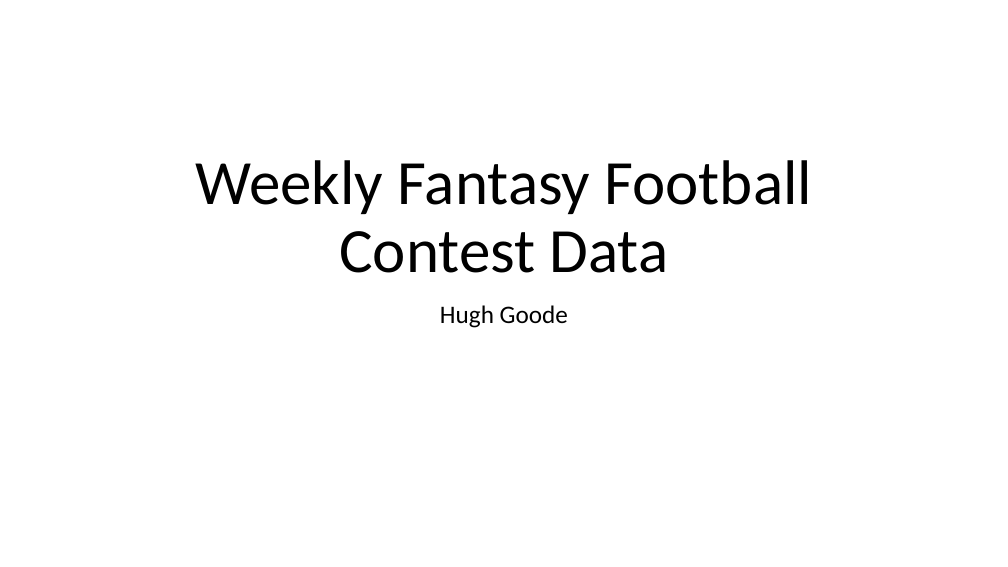
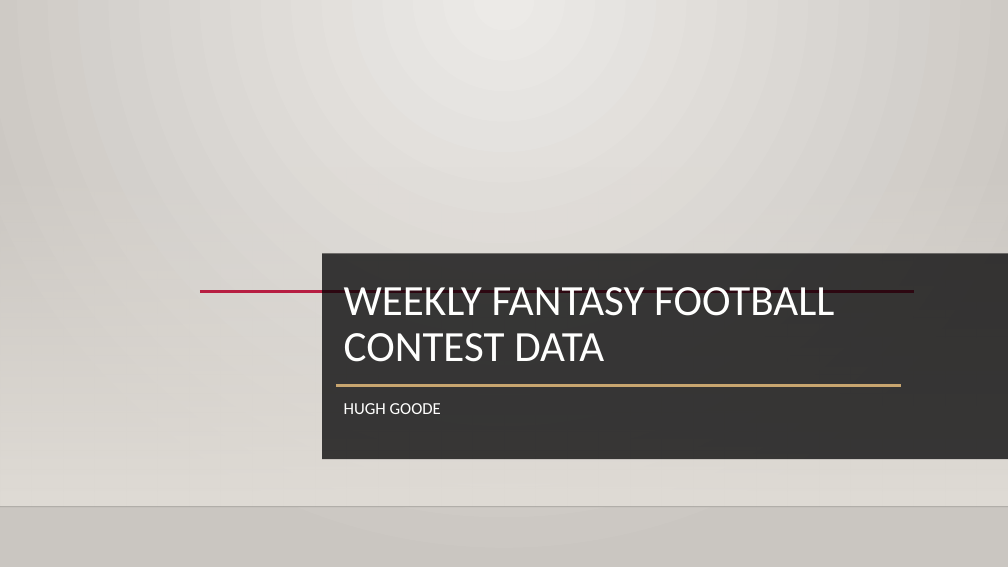
Before and after one commit to hjgoode3/NYCDSA_Python_Project, a slide deck: slide 1 of HG_Project_Presentation.pptx. Drawn at 1008x567 pixels with LibreOffice and Linux fonts; fonts in the diff are those of the drawing; background and template pictures are left out. Boxes give left, top, right and bottom in pixels: in the first picture for what was removed or moved away, otherwise in the second. Text is boxed around its words. In the diff, an @@ line names an element or a change of style, - is before the commit and + after.

```diff
--- a/HG_Project_Presentation.pptx
+++ b/HG_Project_Presentation.pptx
@@ background #FFFFFF to picture (left out) @@
@@ rectangle added at [0, 167, 1008, 507], fill gradient #DFDBD5 @@
@@ rectangle added at [322, 253, 1008, 459], fill #000001 at 75% opacity @@
@@ line added from (200, 292) to (914, 292), #B71E42 2.5 pt @@
@@ title at [344, 287, 834, 362]: text changed; size 60 to 41 pt; text colour #000000 to #FFFFFE @@
-Weekly Fantasy Football Contest Data
+WEEKLY FANTASY FOOTBALL CONTEST DATA
@@ line added from (337, 386) to (901, 386), #C8A56F 2.5 pt @@
@@ subtitle at [344, 403, 441, 414]: text changed; size 24 to 16 pt; text colour #000000 to #FFFFFE @@
-Hugh Goode
+HUGH GOODE
@@ line added from (0, 507) to (1008, 507), #000001 1 pt @@
```
Also in this commit, not shown: 11 other slides changed, 1 slide added, 1 slide removed, 5 other files.
